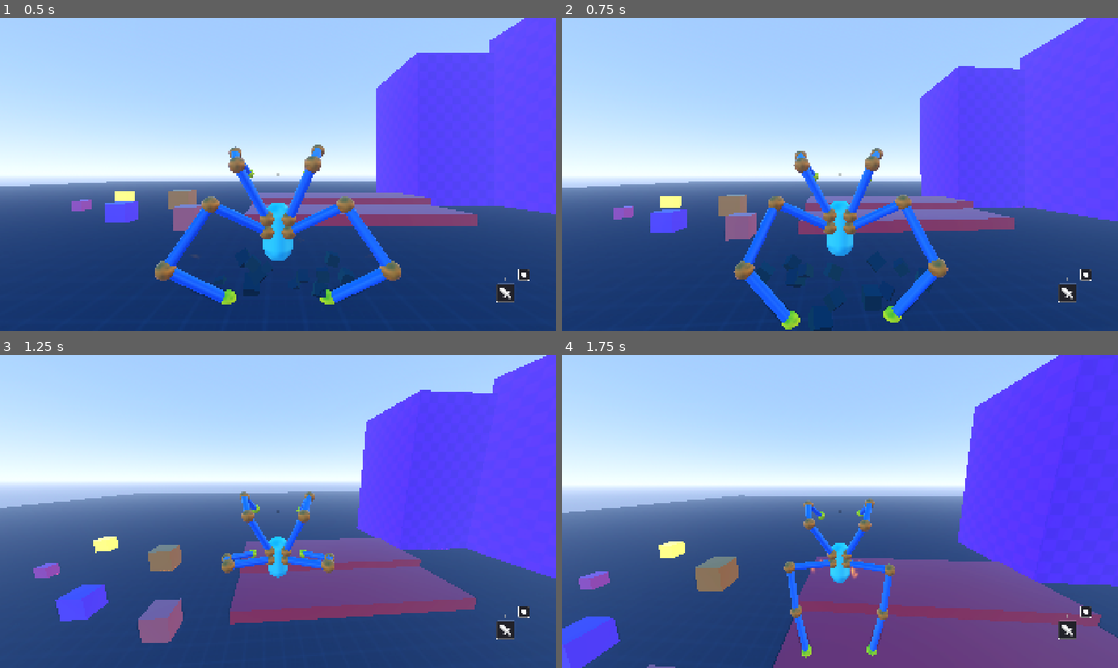
Above: before the commit, frames 1-4 (two rows, left to right).
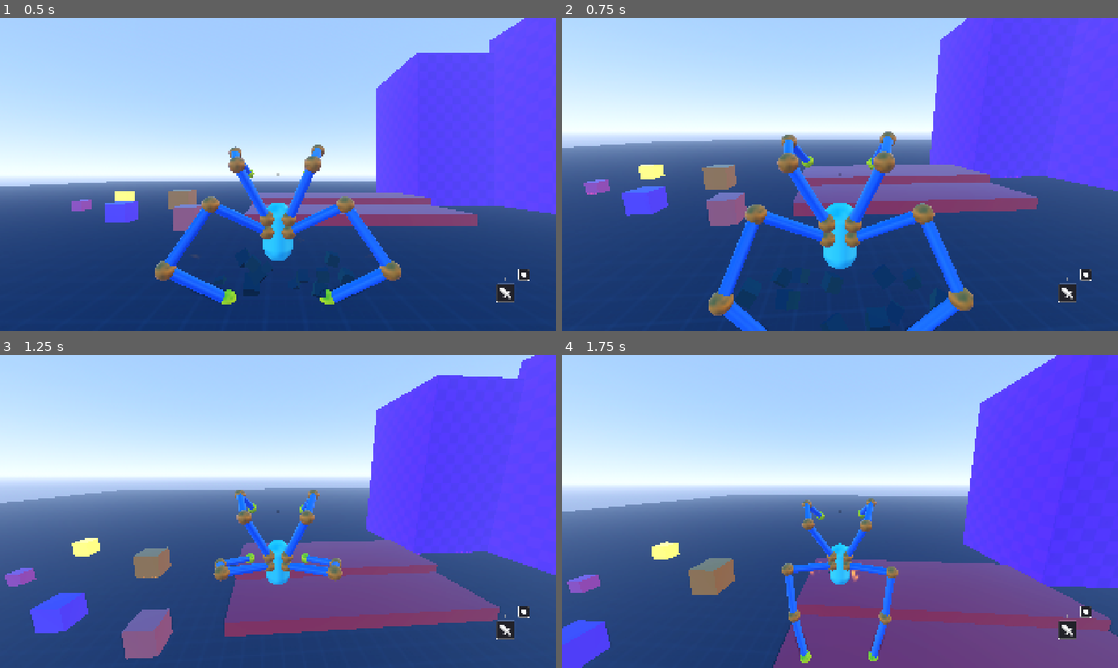
Above: after the commit, the same moments.

Repository: lliamsymonds04/doc-oc
Game: Godot game, scene res://main.tscn
Two runs of this game, one before a commit and one after it. Both use one fixed random seed, a clock stepped at 60 frames per second and the inputs below.
Inputs (mouse positions are in pixels of both pictures, inside the frame that each line leads up to):
- Up to frame 1 (0.5 s): no input
- Up to frame 2 (0.75 s): move the mouse to (867, 174) at 0.52 s; hold W (forward) from 0.53 s (still down); hold Right mouse button (right-click) from 0.53 s (still down)
- Up to frame 3 (1.25 s): keep holding W (forward); keep holding Right mouse button (right-click); tap Space (jump) at 0.77 s; tap Shift (sprint) at 0.8 s
- Up to frame 4 (1.75 s): keep holding W (forward); move the mouse to (812, 511) at 1.27 s; release Right mouse button (right-click) at 1.28 s; tap Shift (sprint) at 1.35 s; tap Space (jump) at 1.52 s; right-click (812, 511) at 1.55 s

Frame 1 is identical in both runs. In frame 2, 41% of the frame differs, in the area x 0-100%, y 0-100%; in frame 3, 14%; in frame 4, 4.8%.

Commit message:
feat: added camera aim mode for attacks

Diff:
--- a/systems/player/camera_controller.gd
+++ b/systems/player/camera_controller.gd
@@ -1,7 +1,14 @@
 extends SpringArm3D
 class_name CameraController
 
+# CameraOffset exists so the SpringArm can own its transform
+# CameraShakePivot below it is free for
+@onready var camera_pivot: Node3D = $CameraOffset/CameraShakePivot
+@onready var cam: Camera3D = $CameraOffset/CameraShakePivot/Camera3D
+@onready var _player: PlayerController = get_parent()
+
 @export var sensitivity: float = 0.02
+
 @export_category("Trauma")
 @export var max_trauma_offset: float = 0.05
 @export var max_trauma_roll: float = 1.4
@@ -22,17 +29,18 @@
 @export var max_trail: float = 0.8
 @export var max_trail_side: float = 1.0
 @export var max_trail_vert: float = 0.3
-# CameraOffset exists so the SpringArm can own its transform (it repositions
-# direct children every physics tick); CameraShakePivot below it is free for
-# per-frame trail/sprint offsets.
-@onready var camera_pivot: Node3D = $CameraOffset/CameraShakePivot
-@onready var cam: Camera3D = $CameraOffset/CameraShakePivot/Camera3D
-@onready var _player: PlayerController = get_parent()
 
 @export_category("Sprint")
 @export var sprint_blend_rate: float = 5.0
 @export var sprint_y_offset: float = 2.0
 @export var sprint_pitch_offset_deg = 12.0
+
+@export_category("Attack Aim")
+@export var aim_pitch_offset_deg: float = 15.0
+@export var aim_fov: float = 60.0
+@export var aim_blend_rate: float = 8.0
+@export var aim_forward_offset: float = 2.0
+@export var aim_up_offset: float = 1.5
 
 @export_category("Hit")
 @export var cast_sphere_radius: float = 0.1
@@ -51,6 +59,7 @@
 
 var _sprinting: bool = false
 var _sprint_weight: float = 0.0
+var _aim_weight: float = 0.0
 
 var _cast_sphere: SphereShape3D
 
@@ -92,8 +101,15 @@
 	)
 	_trail = _trail.lerp(target, 1.0 - exp(-trail_rate * dt))
 
-	var world_offset := Vector3.UP * sprint_y_offset * _sprint_weight
+	var aim_offset := -get_flat_basis().z * aim_forward_offset \
+			+ Vector3.UP * aim_up_offset
+	var world_offset := Vector3.UP * sprint_y_offset * _sprint_weight \
+			+ aim_offset * _aim_weight
 	camera_pivot.position = _trail + global_transform.basis.inverse() * world_offset
+
+
+func get_flat_basis() -> Basis:
+	return Basis(Vector3.UP, global_rotation.y)
 
 func get_camera_center_hit(dist: float = 1000.0, offset: Vector3 = Vector3.ZERO) -> Dictionary:
 	var cam_pos = cam.global_position + offset
@@ -122,7 +138,11 @@
 
 	_sprint_weight = lerpf(_sprint_weight, 1.0 if _sprinting else 0.0, 1.0 - exp(-sprint_blend_rate*dt))
 
-	cam.rotation_degrees.x = -sprint_pitch_offset_deg * _sprint_weight
+	var want_aim := Input.is_action_pressed("right-click") and not _player.is_in_grab_mode() \
+			and not _sprinting
+	_aim_weight = lerpf(_aim_weight, 1.0 if want_aim else 0.0, 1.0 - exp(-aim_blend_rate*dt))
+
+	cam.rotation_degrees.x = -(sprint_pitch_offset_deg * _sprint_weight + aim_pitch_offset_deg * _aim_weight)
 
 
 func _input(event: InputEvent) -> void:
@@ -135,7 +155,7 @@
 func _update_fov(dt: float) -> void:
 	var speed_float = min(_current_speed/speed_at_max_fov, 1.0)
 	speed_float = pow(speed_float,fov_curve_exponent)
-	var target_fov = lerpf(base_fov, max_fov, speed_float)
+	var target_fov = lerpf(lerpf(base_fov, max_fov, speed_float), aim_fov, _aim_weight)
 
 	_speed_fov = lerpf(_speed_fov, target_fov, dt*fov_change_rate)
 	_fov_kick = lerpf(_fov_kick, 0.0, 1.0 - exp(-fov_kick_recovery * dt))
@@ -153,9 +173,6 @@
 	wheel_delta_physics = _pending_wheel
 	_pending_wheel = 0.0
 
-func get_flat_basis() -> Basis:
-	return Basis(Vector3.UP, global_rotation.y)
-
 func get_input_direction(input_dir: Vector2) -> Vector3:
 	var b := get_flat_basis()
 	var direction := b.x * input_dir.x + b.z * input_dir.y
